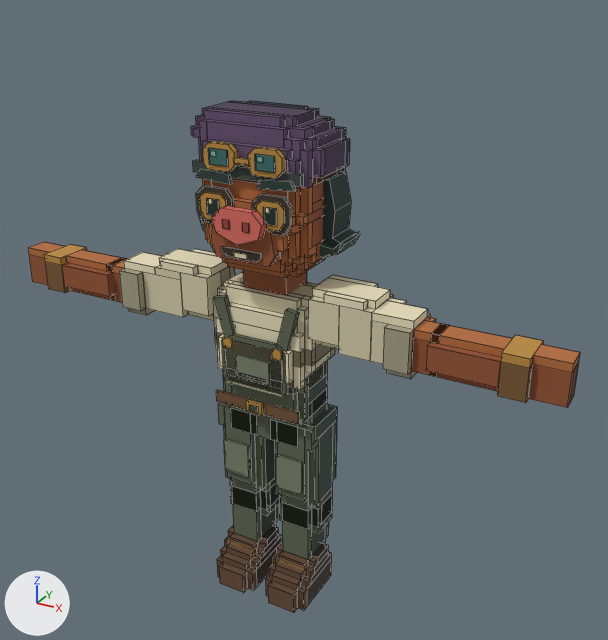
One commit to the Blender file seed/models/sources/rootlets/rootlets.blend: the scene before it, then after it.
Camera for both pictures: a 50 mm camera at (1.99, -3.3, 3.26) aimed at (0.13, 0.07, 1.57). Every picture has the same lights, and +X, +Y and +Z are marked at lower left. The picture after the commit comes second. Mesh edges are drawn as thin lines.

The first picture shows 'rootlets_Body', 'rootlets_Hair'.
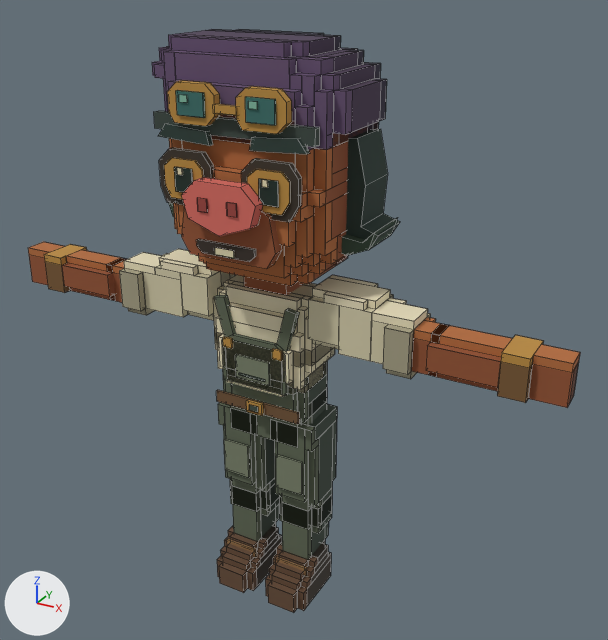
Scene script edits in JSON lines:
```json
{"block": "me_rootlets_body", "where": "# used by ob_rootlets_body; location = (0.0, 0.0, 0.0)"}
{"op": "remove", "block": "me_rootlets_body", "code": "me_rootlets_body.from_pydata(...)  # 4467 vertices, 1273 faces; spans x -1.48..1.48, y -0.32..0.24, z 0.0..2.44"}
{"op": "add", "block": "me_rootlets_body", "code": "me_rootlets_body.from_pydata(...)  # 4467 vertices, 1273 faces; spans x -1.48..1.48, y -0.45..0.35, z 0.0..2.69"}
{"block": "me_rootlets_body", "change": "me_rootlets_body part 1: the loose piece of 4 vertices spanning x 0.16, y -0.16..-0.12, z 1.88..1.92 is moved by (0.07, -0.06, 0.01)"}
{"block": "me_rootlets_body", "change": "me_rootlets_body part 2: the loose piece of 4 vertices spanning x 0.28, y -0.2..-0.16, z 2.16..2.2 is moved by (0.12, -0.08, 0.13)"}
{"block": "me_rootlets_body", "change": "me_rootlets_body part 3: the loose piece of 4 vertices spanning x 0.16..0.2, y -0.12, z 1.88..1.92 is moved by (0.08, -0.05, 0.01)"}
{"block": "me_rootlets_body", "change": "me_rootlets_body part 4: 1150 of the vertices in x -0.39..0.39, y -0.32..0.24, z 1.88..2.44 are scaled about their middle by 1.44, then moved by (0.0, -0.02, 0.12)"}
{"block": "me_rootlets_body", "change": "other edits to the shape of me_rootlets_body do not show in these pictures"}
{"block": "me_rootlets_hair", "where": "# used by ob_rootlets_hair; location = (0.0, 0.0, 0.0)"}
{"op": "remove", "block": "me_rootlets_hair", "code": "me_rootlets_hair.from_pydata(...)  # 677 vertices, 206 faces; spans x -0.36..0.32, y -0.263..0.24, z 2.2..2.6"}
{"op": "add", "block": "me_rootlets_hair", "code": "me_rootlets_hair.from_pydata(...)  # 677 vertices, 206 faces; spans x -0.518..0.46, y -0.378..0.345, z 2.34..2.916"}
{"block": "me_rootlets_hair", "change": "me_rootlets_hair part 5: the whole mesh is scaled about its middle by 1.44, then moved by (-0.009, -0.005, 0.228)"}
```

Boxes [x1, y1, x2, y2] around the edits, measured in the pictures (608 x 640 px; the box of a moved part takes in the faces that stretch with it):
```json
{"object": "rootlets_Body", "change": "reshaped", "before": [28, 164, 580, 613], "after": [28, 114, 580, 613], "on screen": "11% taller"}
{"object": "rootlets_Hair", "change": "moved, rescaled", "before": [191, 101, 350, 189], "after": [152, 29, 387, 150], "on screen": "48% wider, 37% taller"}
{"part": 1, "of": "me_rootlets_body", "change": "moved or reshaped", "before": [285, 270, 290, 278], "after": [291, 274, 297, 286]}
{"part": 2, "of": "me_rootlets_body", "change": "moved or reshaped", "before": [304, 215, 308, 226], "after": [320, 191, 326, 207]}
{"part": 3, "of": "me_rootlets_body", "change": "moved or reshaped", "before": [289, 269, 297, 277], "after": [297, 273, 308, 284]}
{"part": 4, "of": "me_rootlets_body", "change": "moved or reshaped", "before": [196, 164, 360, 278], "after": [158, 114, 400, 286]}
```
